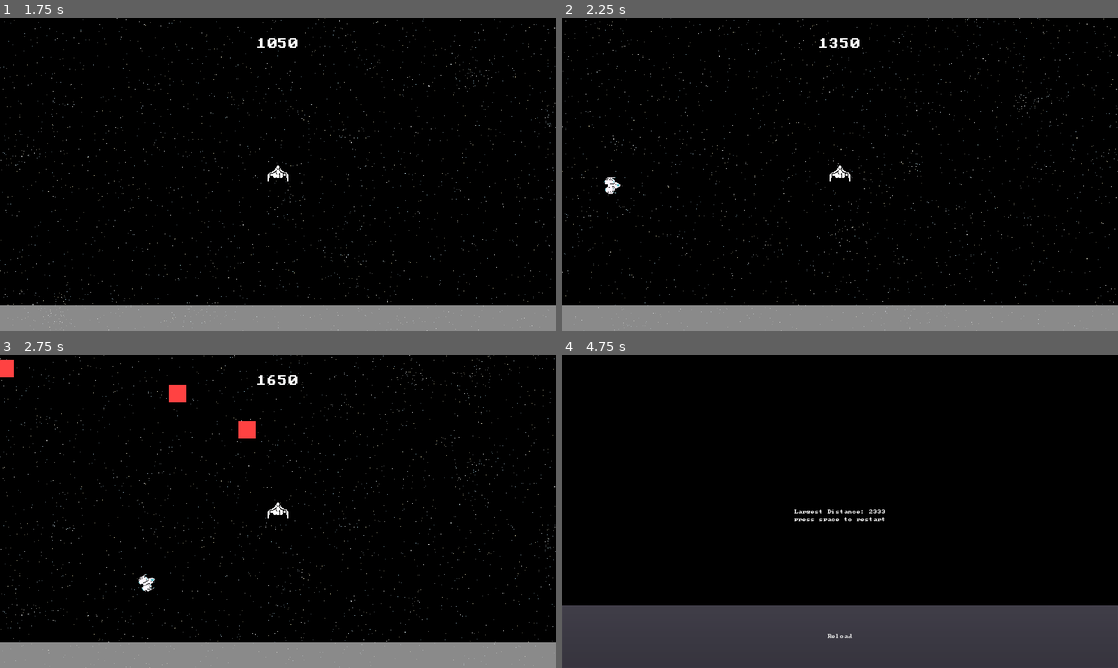
Above: before the commit, frames 1-4 (two rows, left to right).
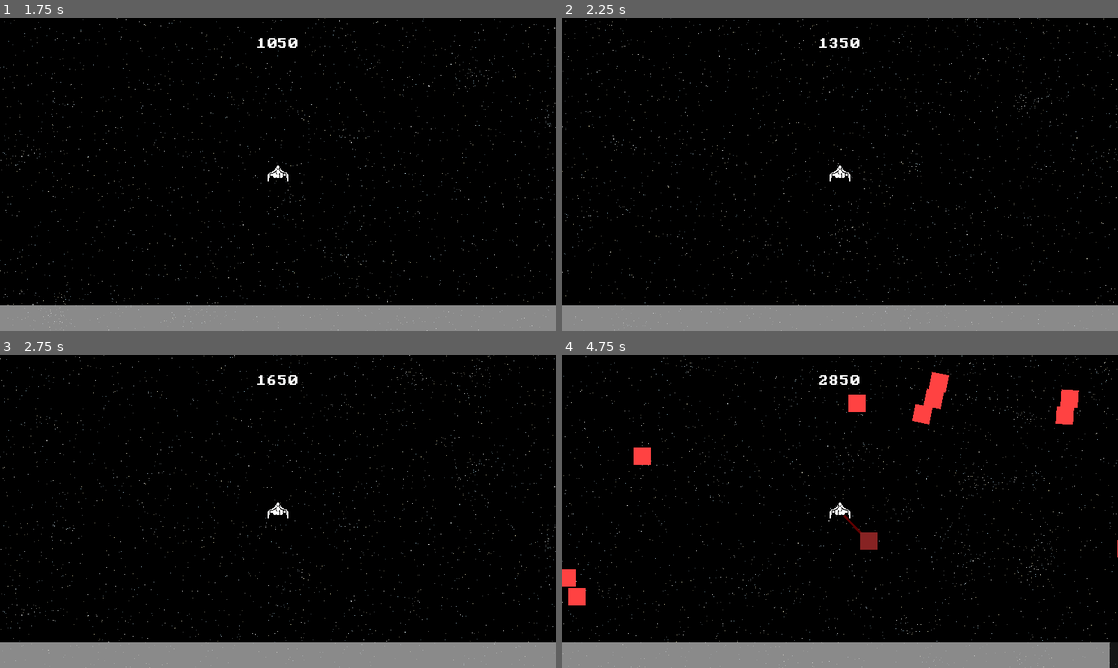
Above: after the commit, the same moments.

Repository: lajollagamesclub/project-mark
Game: Godot game, scene res://Main.tscn
Two runs of this game, one before a commit and one after it. Both use one fixed random seed, a clock stepped at 60 frames per second and the inputs below. The engine's default icon, where the game draws it, is replaced by a stand-in: a white triangle on a blue panel in a dark square.
Inputs:
- Up to frame 1 (1.75 s): hold E (g_dash_right) 0.53-1.28 s; hold S (g_down) from 1.28 s (still down)
- Up to frame 2 (2.25 s): release S (g_down) at 2.03 s; hold E (g_dash_right) from 2.03 s (still down)
- Up to frame 3 (2.75 s): keep holding E (g_dash_right)
- Up to frame 4 (4.75 s): release E (g_dash_right) at 2.78 s; hold Up (g_fire_up) 2.78-3.53 s; hold Q (g_dash_left) from 3.53 s (still down)

Frame 1 is identical in both runs. In frame 2, less than 0.1% of the frame differs, in the area x 7-11%, y 50-57%; in frame 3, 0.6%; in frame 4, 23%, in the area x 0-100%, y 0-100%.

Commit message:
Transition to time based spawning for enemies

Diff:
--- /dev/null
+++ b/src/AsteroidSpawner.gd
@@ -0,0 +1,50 @@
+tool
+extends Node2D
+
+export (bool) var show_spawn_visually = false
+export var safe_radius = 500.0
+export var camera_view_radius = 400.0
+export var player_visibility_radius = 1000.0
+export var target_enemies: int = 60
+export (PackedScene) var to_spawn_pack
+export (NodePath) var player_path = ""
+
+var player_node: Node2D = null
+var number_of_enemies: int = 0
+
+func _ready():
+	if !Engine.editor_hint:
+		player_node = get_node(player_path)
+	randomize()
+
+func _process(delta):
+	if Engine.editor_hint:
+		if player_path != "":
+			player_node = get_node(player_path)
+		return
+	if show_spawn_visually:
+		update()
+	if player_node.global_position.distance_to(Vector2()) >= safe_radius:
+		while number_of_enemies < target_enemies:
+			var cur_enemy = to_spawn_pack.instance()
+			cur_enemy.player_node = player_node
+			cur_enemy.despawn_distance = player_visibility_radius
+			var theta = rand_range(0, 2*PI)
+			var length = rand_range(camera_view_radius, player_visibility_radius)
+			cur_enemy.global_position = player_node.global_position + \
+				Vector2(cos(theta)*length, sin(theta)*length)
+			cur_enemy.connect("dead", self, "enemy_died")
+			add_child(cur_enemy)
+			number_of_enemies += 1
+
+func enemy_died():
+	number_of_enemies -= 1
+
+func _draw():
+	if not show_spawn_visually:
+#		pass
+		return
+	draw_circle(Vector2(), safe_radius, Color(0, 1, 0, 0.8))
+	if player_node != null:
+		draw_circle(player_node.global_position, camera_view_radius, Color(1, 0, 0, 0.4))
+		draw_circle(player_node.global_position, player_visibility_radius, Color(1, 0, 0, 0.1))
--- a/src/AsteroidSpawner.tscn
+++ b/src/AsteroidSpawner.tscn
@@ -1,11 +1,6 @@
 [gd_scene load_steps=2 format=2]
 
-[ext_resource path="res://EnemySpawner.gd" type="Script" id=1]
+[ext_resource path="res://AsteroidSpawner.gd" type="Script" id=1]
 
 [node name="AsteroidSpawner" type="Node2D"]
 script = ExtResource( 1 )
-safe_radius = 800.0
-camera_view_radius = 1920.0
-player_visibility_radius = 3000.0
-target_enemies = 75
-player_path = NodePath("../Player")
--- a/src/Enemy.gd
+++ b/src/Enemy.gd
@@ -2,7 +2,7 @@
 
 signal dead
 
-var despawn_distance: float = 500.0
+var despawn_distance: float = 8000.0
 var player_node: Node2D
 
 func _physics_process(delta):
--- a/src/EnemySpawner.gd
+++ b/src/EnemySpawner.gd
@@ -1,50 +1,34 @@
-tool
 extends Node2D
 
-export (bool) var show_spawn_visually = false
-export var safe_radius = 500.0
-export var camera_view_radius = 400.0
-export var player_visibility_radius = 1000.0
-export var target_enemies: int = 60
-export (PackedScene) var to_spawn_pack
-export (NodePath) var player_path = ""
+const game_state = preload("res://game_state.tres")
 
-var player_node: Node2D = null
-var number_of_enemies: int = 0
+export (NodePath) var player_path: NodePath = ""
+export (PackedScene) var enemy_pack
+export (Curve) var spawn_time_curve: Curve
+export var max_distance = 50000 # will stop scaling difficulty
+
+var cur_time: float = 0.0
+
+onready var cur_max_time: float = spawn_time_curve.max_value
+onready var player_node: Node2D = get_node(player_path)
 
 func _ready():
-	if !Engine.editor_hint:
-		player_node = get_node(player_path)
 	randomize()
 
 func _process(delta):
-	if Engine.editor_hint:
-		if player_path != "":
-			player_node = get_node(player_path)
-		return
-	if show_spawn_visually:
-		update()
-	if player_node.global_position.distance_to(Vector2()) >= safe_radius:
-		while number_of_enemies < target_enemies:
-			var cur_enemy = to_spawn_pack.instance()
-			cur_enemy.player_node = player_node
-			cur_enemy.despawn_distance = player_visibility_radius
-			var theta = rand_range(0, 2*PI)
-			var length = rand_range(camera_view_radius, player_visibility_radius)
-			cur_enemy.global_position = player_node.global_position + \
-				Vector2(cos(theta)*length, sin(theta)*length)
-			cur_enemy.connect("dead", self, "enemy_died")
-			add_child(cur_enemy)
-			number_of_enemies += 1
+	cur_time += delta
+	if cur_time > cur_max_time:
+		cur_time = 0.0
+		spawn_enemy()
+		var cur_distance_fraction: float = min(1.0, game_state.distance/max_distance)
+		cur_time = spawn_time_curve.interpolate(cur_distance_fraction)
 
-func enemy_died():
-	number_of_enemies -= 1
-
-func _draw():
-	if not show_spawn_visually:
-#		pass
-		return
-	draw_circle(Vector2(), safe_radius, Color(0, 1, 0, 0.8))
-	if player_node != null:
-		draw_circle(player_node.global_position, camera_view_radius, Color(1, 0, 0, 0.4))
-		draw_circle(player_node.global_position, player_visibility_radius, Color(1, 0, 0, 0.1))
+func spawn_enemy():
+	var cur_enemy = enemy_pack.instance()
+	cur_enemy.player_node = player_node
+	get_node("/root/Main/Enemies").add_child(cur_enemy)
+	var theta = rand_range(0, 2*PI)
+	cur_enemy.global_position = player_node.global_position + Vector2(
+		cos(theta)*3000,
+		sin(theta)*3000
+	)
--- a/src/Main.tscn
+++ b/src/Main.tscn
@@ -8,11 +8,12 @@
 [ext_resource path="res://Player.tscn" type="PackedScene" id=6]
 [ext_resource path="res://AsteroidSpawner.tscn" type="PackedScene" id=7]
 [ext_resource path="res://Asteroid.tscn" type="PackedScene" id=8]
-[ext_resource path="res://Enemy.tscn" type="PackedScene" id=9]
-[ext_resource path="res://theme.tres" type="Theme" id=10]
-[ext_resource path="res://ProgressBar.gd" type="Script" id=11]
-[ext_resource path="res://pc-senior/pcsenior.ttf" type="DynamicFontData" id=12]
-[ext_resource path="res://CurTimeLabel.gd" type="Script" id=13]
+[ext_resource path="res://EnemySpawner.gd" type="Script" id=9]
+[ext_resource path="res://Enemy.tscn" type="PackedScene" id=10]
+[ext_resource path="res://theme.tres" type="Theme" id=11]
+[ext_resource path="res://ProgressBar.gd" type="Script" id=12]
+[ext_resource path="res://pc-senior/pcsenior.ttf" type="DynamicFontData" id=13]
+[ext_resource path="res://CurTimeLabel.gd" type="Script" id=14]
 
 [sub_resource type="ShaderMaterial" id=1]
 shader = ExtResource( 4 )
@@ -28,9 +29,14 @@
 shader_param/relative_motion = 1.4
 shader_param/star_size = 2.7
 
-[sub_resource type="DynamicFont" id=3]
+[sub_resource type="Curve" id=3]
+min_value = 0.5
+max_value = 3.0
+_data = [ Vector2( 0, 1.596 ), 0.0, -4.44595, 0, 0, Vector2( 0.764633, 0.87 ), 0.0, 0.0, 0, 0, Vector2( 1, 0.5 ), -1.11846, 0.0, 0, 0 ]
+
+[sub_resource type="DynamicFont" id=4]
 size = 36
-font_data = ExtResource( 12 )
+font_data = ExtResource( 13 )
 
 [node name="Main" type="Node2D"]
 script = ExtResource( 1 )
@@ -78,15 +84,18 @@
 [node name="Player" parent="." instance=ExtResource( 6 )]
 
 [node name="AsteroidSpawner" parent="." instance=ExtResource( 7 )]
-show_spawn_visually = false
-safe_radius = 0.0
+safe_radius = 800.0
+camera_view_radius = 1920.0
+player_visibility_radius = 3000.0
+target_enemies = 75
 to_spawn_pack = ExtResource( 8 )
+player_path = NodePath("../Player")
 
-[node name="FollowerSpawner" parent="." instance=ExtResource( 7 )]
-show_spawn_visually = false
-safe_radius = 5.0
-target_enemies = 5
-to_spawn_pack = ExtResource( 9 )
+[node name="EnemySpawner" type="Node2D" parent="."]
+script = ExtResource( 9 )
+player_path = NodePath("../Player")
+enemy_pack = ExtResource( 10 )
+spawn_time_curve = SubResource( 3 )
 
 [node name="InstructionsLabel" type="Label" parent="."]
 margin_left = -46.0
@@ -95,6 +104,9 @@
 margin_bottom = -76.0
 text = "Go to the right"
 valign = 1
+__meta__ = {
+"_edit_use_anchors_": false
+}
 
 [node name="CreditsLabel" type="Label" parent="."]
 margin_left = -87.0
@@ -108,6 +120,8 @@
 
 [node name="Bullets" type="Node2D" parent="."]
 
+[node name="Enemies" type="Node2D" parent="."]
+
 [node name="UI" type="CanvasLayer" parent="."]
 
 [node name="ProgressBar" type="ProgressBar" parent="UI"]
Not shown: 1 places in src/Enemy.tscn that only renumber resources
Not shown: 3 places in src/Main.tscn that only renumber resources
